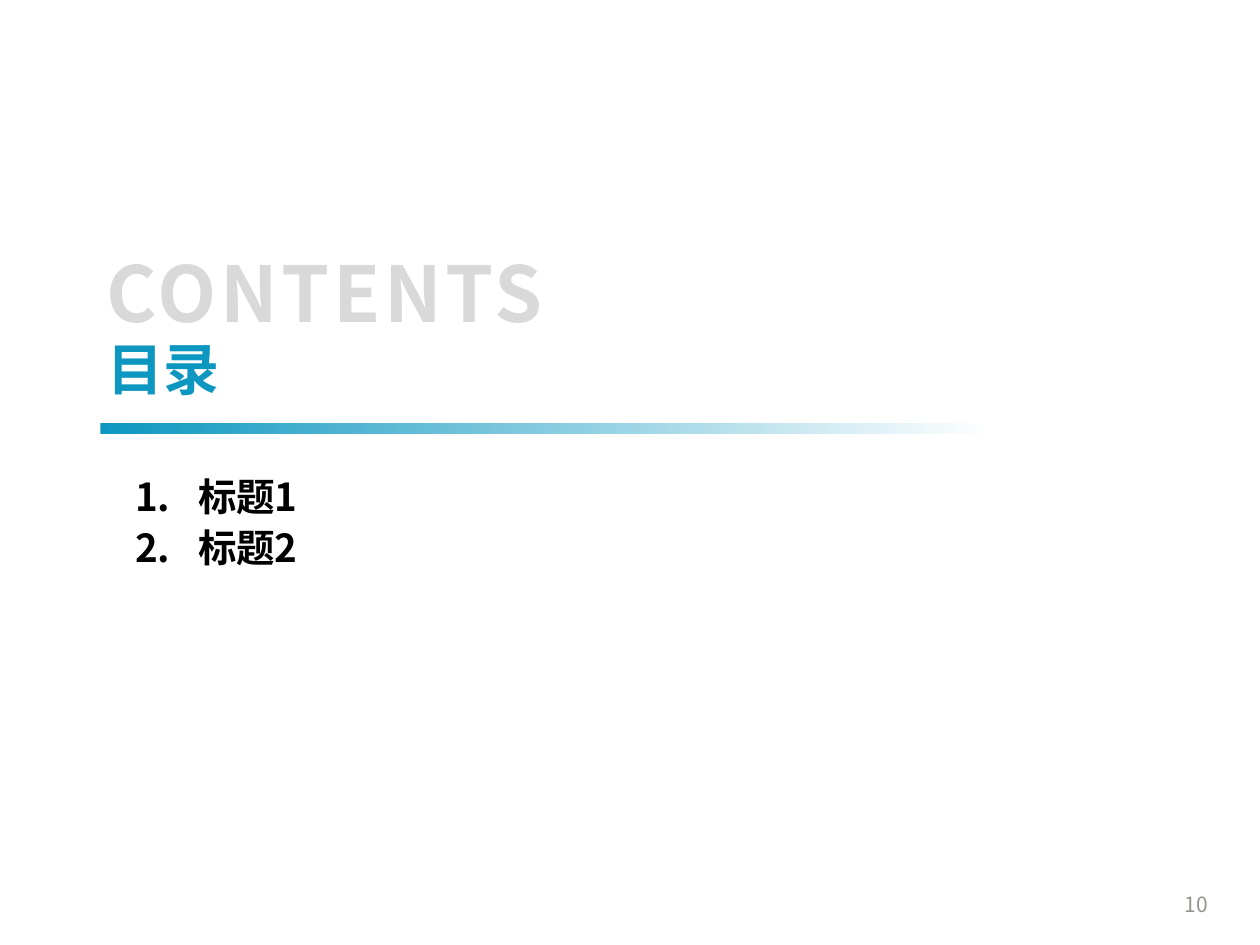
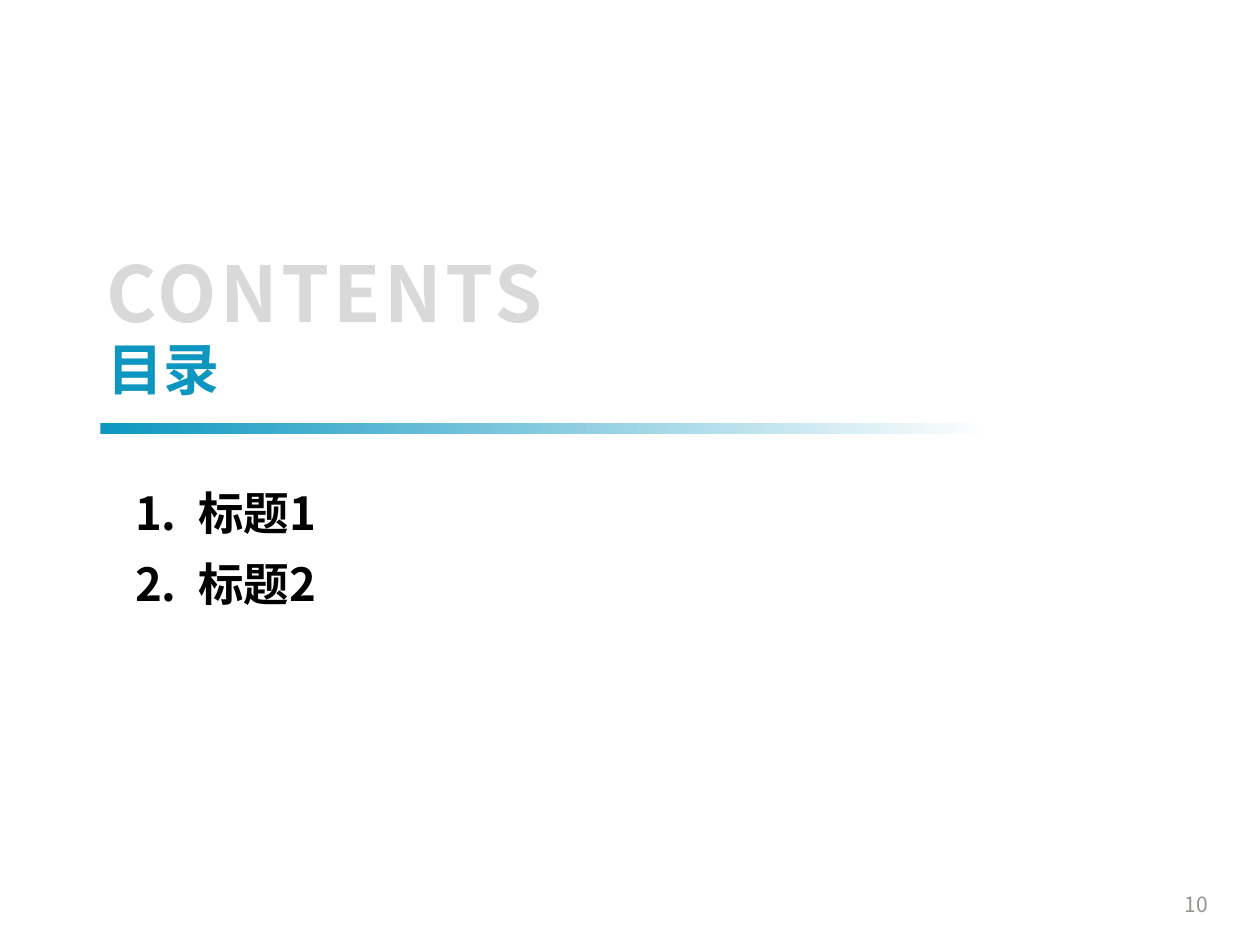
Before and after one commit to bjut-swift/BJUT-PPT-template, a slide deck: slide 10 of BJUT幻灯片模板（4：3）.potx. Drawn at 1260x945 pixels with LibreOffice and Linux fonts; fonts in the diff are those of the drawing; background and template pictures are left out. Boxes give left, top, right and bottom in pixels: in the first picture for what was removed or moved away, otherwise in the second. Text is boxed around its words. In the diff, an @@ line names an element or a change of style, - is before the commit and + after.

```diff
--- a/BJUT幻灯片模板（4：3）.potx
+++ b/BJUT幻灯片模板（4：3）.potx
@@ text "标题1" at (198, 491, 316, 605): size 22 to 26 pt; line spacing 1.1 to 1.3 @@
```
Also in this commit, not shown: 1 other slide changed, 5 slides added, 5 slides removed.
